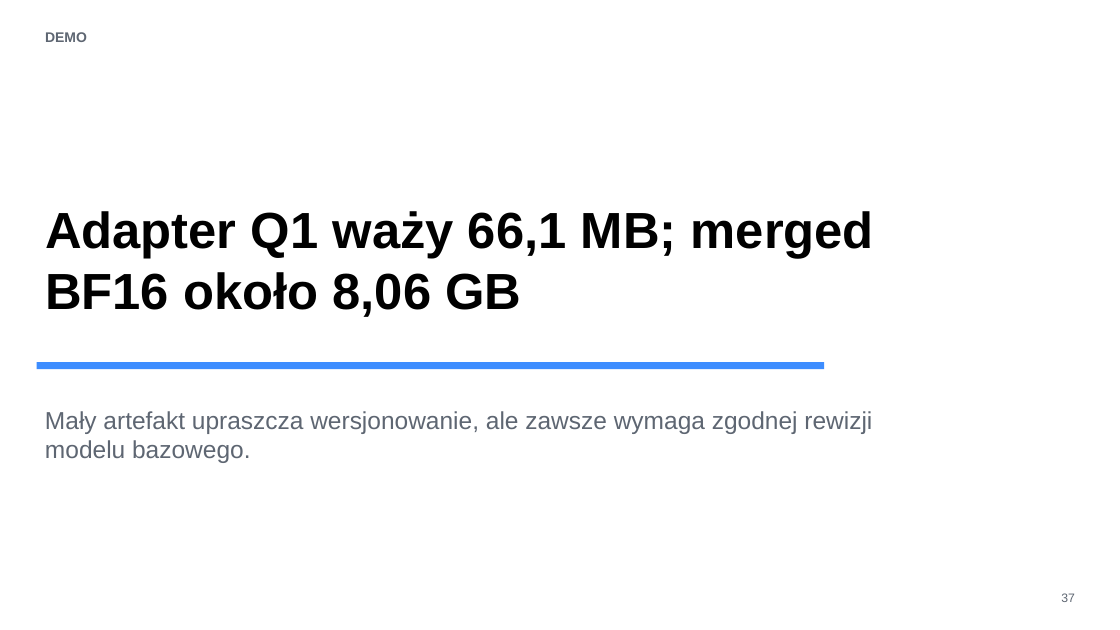
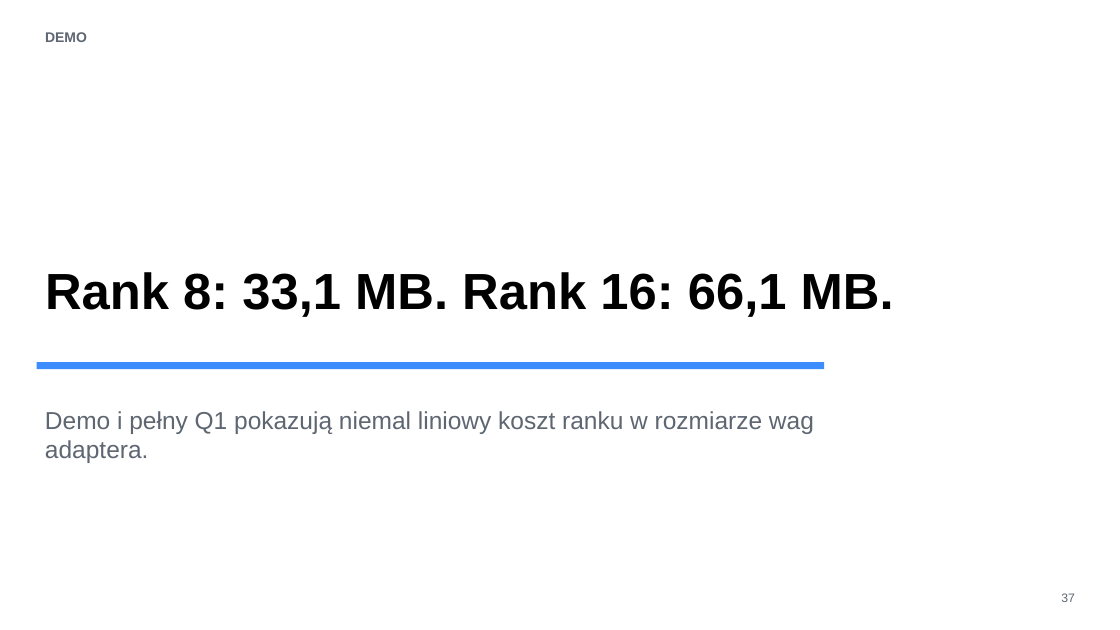
Before and after one commit to satanisz/peft, a slide deck: slide 37 of materials/PEFT_LoRA_QLoRA_w_banku_workshop.pptx. Drawn at 1120x630 pixels with LibreOffice and Linux fonts; fonts in the diff are those of the drawing. Boxes give left, top, right and bottom in pixels: in the first picture for what was removed or moved away, otherwise in the second. Text is boxed around its words. In the diff, an @@ line names an element or a change of style, - is before the commit and + after.

```diff
--- a/materials/PEFT_LoRA_QLoRA_w_banku_workshop.pptx
+++ b/materials/PEFT_LoRA_QLoRA_w_banku_workshop.pptx
@@ text at [45, 272, 894, 317]: text changed @@
-Adapter Q1 waży 66,1 MB; merged BF16 około 8,06 GB
+Rank 8: 33,1 MB. Rank 16: 66,1 MB.
@@ text at [45, 411, 814, 463]: text changed @@
-Mały artefakt upraszcza wersjonowanie, ale zawsze wymaga zgodnej rewizji modelu bazowego.
+Demo i pełny Q1 pokazują niemal liniowy koszt ranku w rozmiarze wag adaptera.
```
Also in this commit, not shown: 2 other slides changed, 15 other files.
